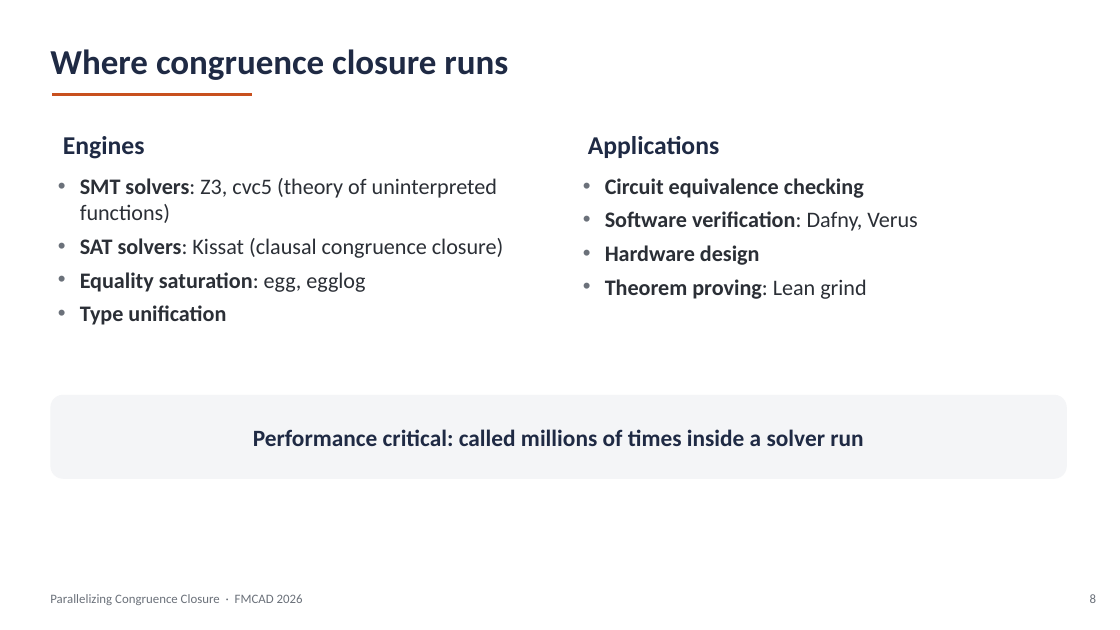
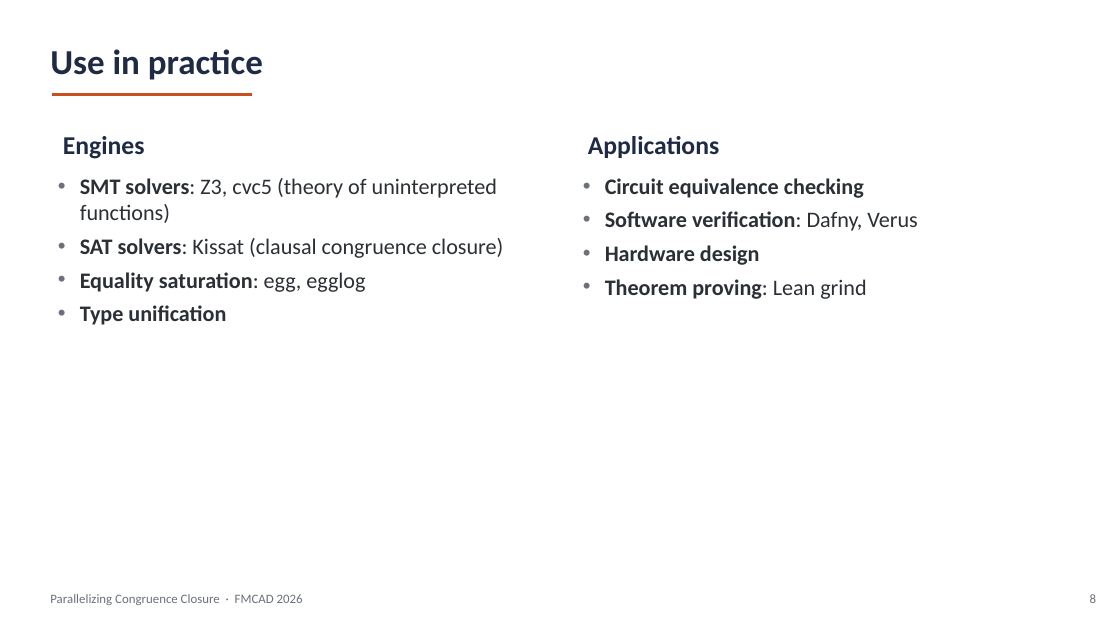
Before and after one commit to amarshah1/parallelcc-paper, a slide deck: slide 8 of slides/parallelcc-part1.pptx. Drawn at 1120x630 pixels with LibreOffice and Linux fonts; fonts in the diff are those of the drawing. Boxes give left, top, right and bottom in pixels: in the first picture for what was removed or moved away, otherwise in the second. Text is boxed around its words. In the diff, an @@ line names an element or a change of style, - is before the commit and + after.

```diff
--- a/slides/parallelcc-part1.pptx
+++ b/slides/parallelcc-part1.pptx
@@ text at (50,49,263,80): text changed @@
-Where congruence closure runs
+Use in practice
@@ rounded rectangle removed at (50,395,1067,479) @@
-Performance critical: called millions of times inside a solver run
```
Also in this commit, not shown: 32 other slides changed, 7 slides added, 1 other file.
